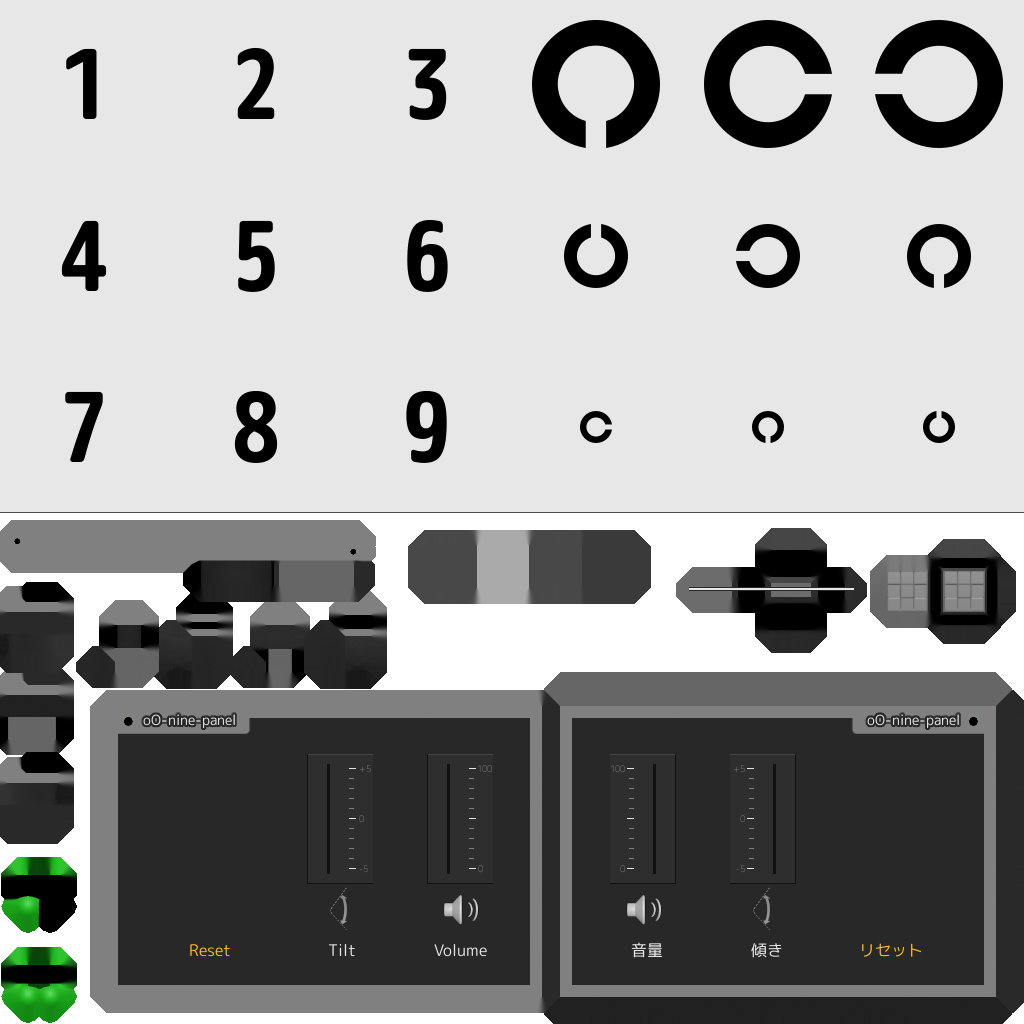
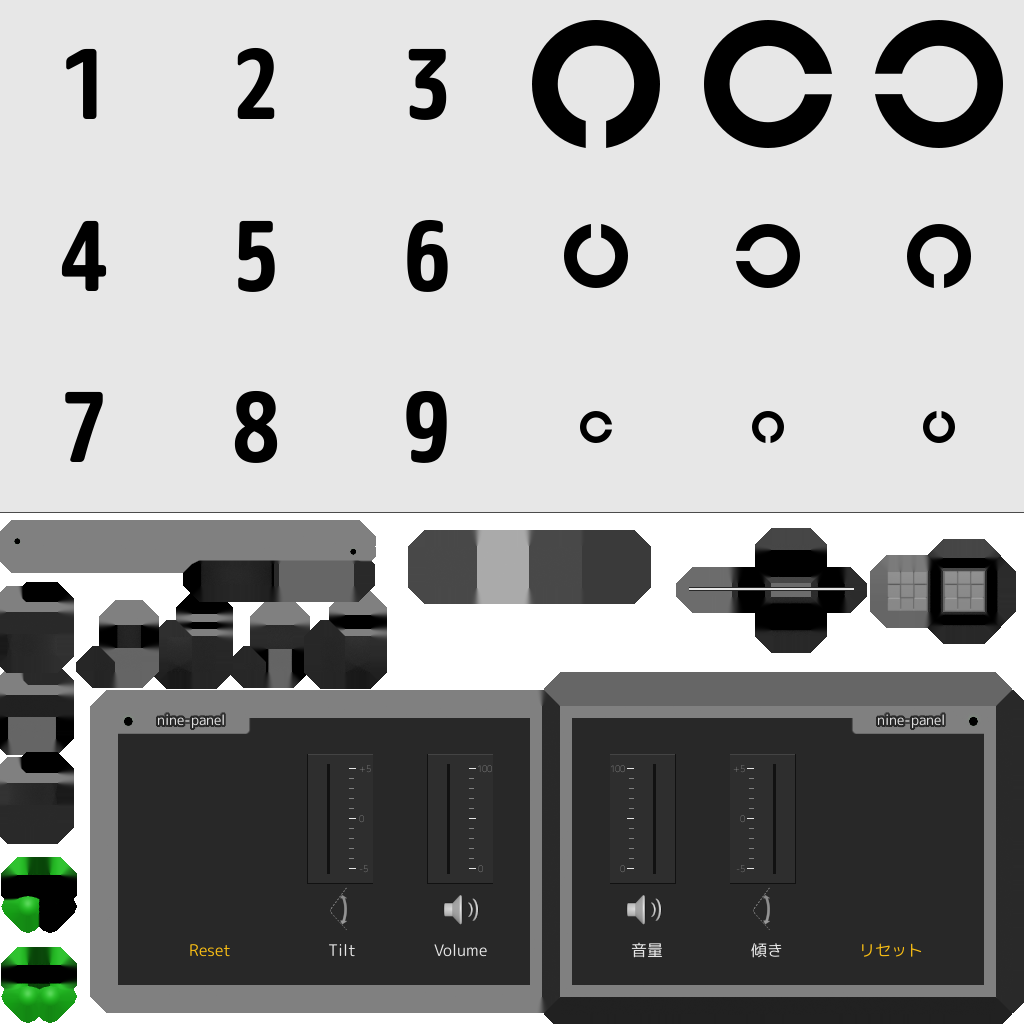
The second 1024x1024 image is a revision of the first. Changes to its layers:
painted on "oO-nine-panel" over (867, 714, 959, 729)
painted on "title-outline" over (865, 712, 961, 730)
painted on "oO-nine-panel#front" over (143, 714, 235, 729)
painted on "title-outline#front" over (141, 712, 237, 730)
